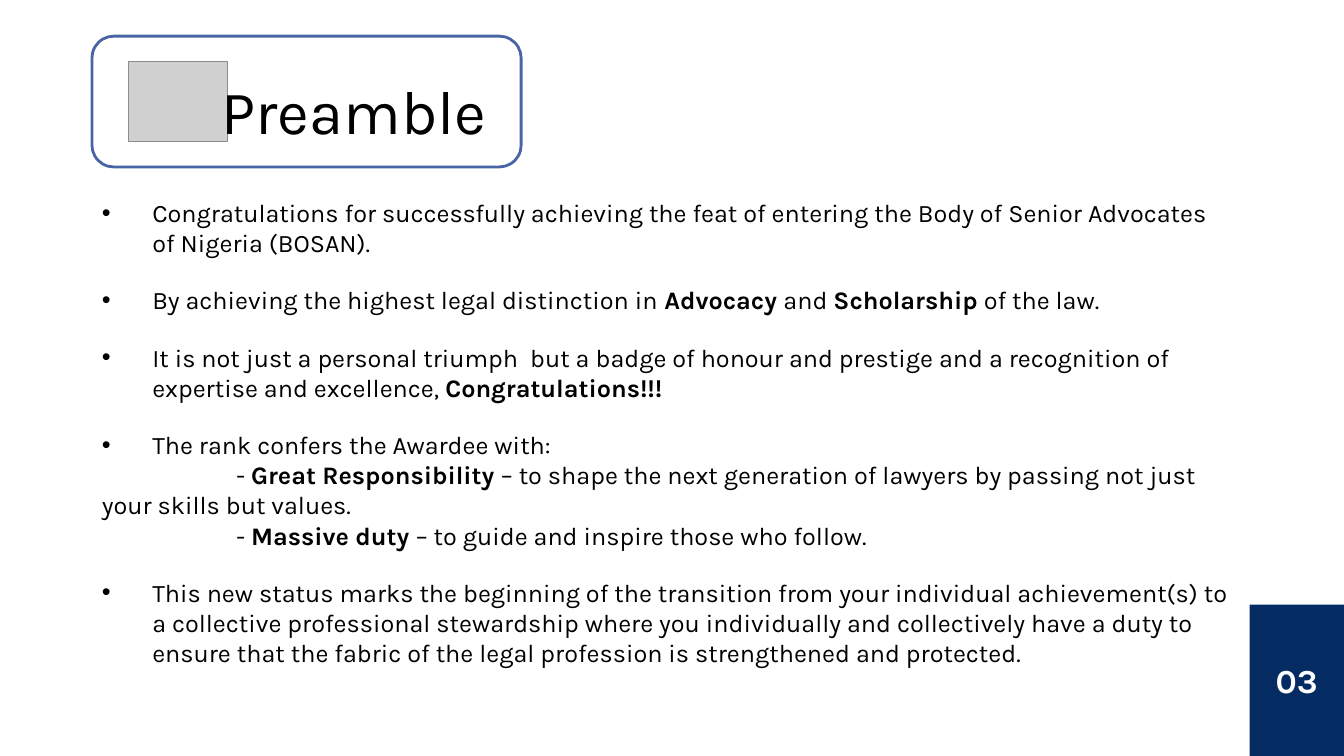
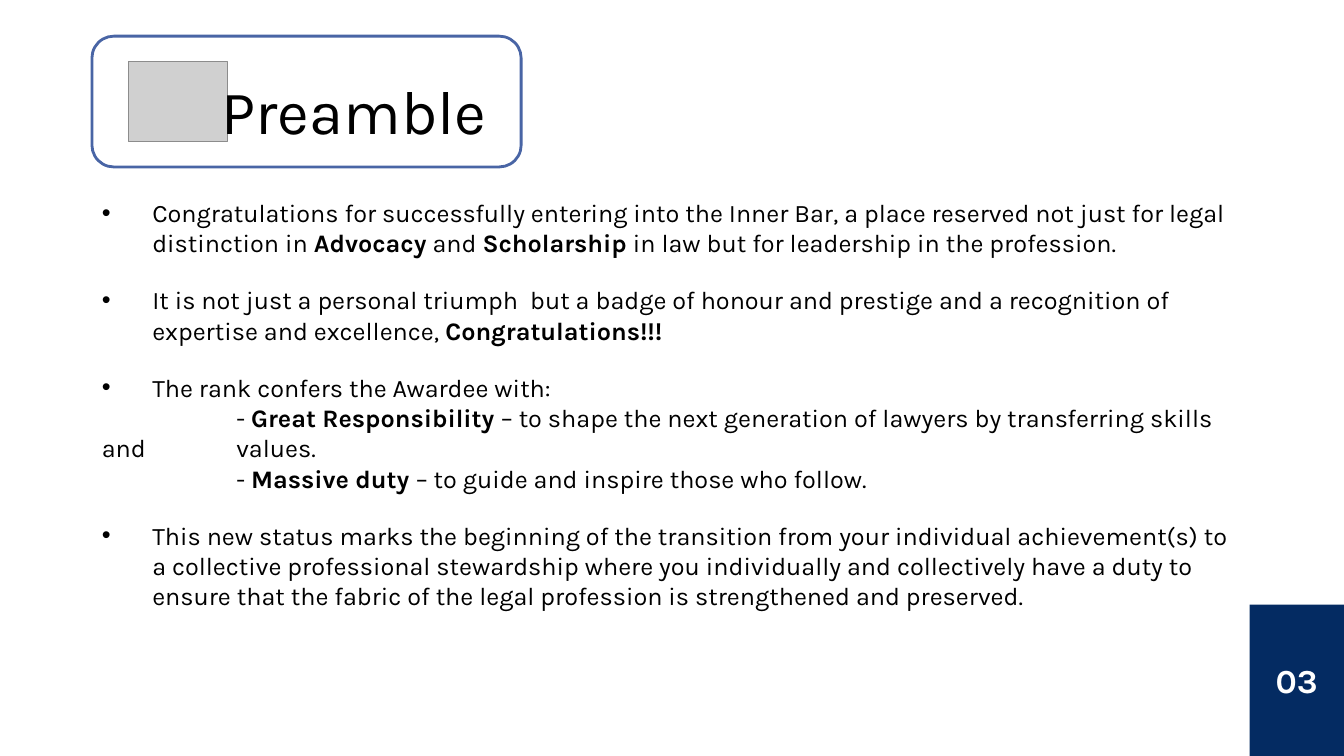
Before and after one commit to BOSANigeria/website-launch-2025, a slide deck: slide 3 of public/assets/induction/Mentorship & Knowledge Transfer - Preserving The Standard of The Inner Bar.pptx. Drawn at 1344x756 pixels with LibreOffice and Linux fonts; fonts in the diff are those of the drawing; grey boxes stand for pictures. Boxes give left, top, right and bottom in pixels: in the first picture for what was removed or moved away, otherwise in the second. Text is boxed around its words. In the diff, an @@ line names an element or a change of style, - is before the commit and + after.

```diff
--- a/public/assets/induction/Mentorship & Knowledge Transfer - Preserving The Standard of The Inner Bar.pptx
+++ b/public/assets/induction/Mentorship & Knowledge Transfer - Preserving The Standard of The Inner Bar.pptx
@@ text at box(152, 204, 1224, 259): text changed @@
-• Congratulations for successfully achieving the feat of entering the Body of Senior Advocates of Nigeria (BOSAN).
-• By achieving the highest legal distinction in Advocacy and Scholarship of the law.
+• Congratulations for successfully entering into the Inner Bar, a place reserved not just for legal distinction in Advocacy and Scholarship in law but for leadership in the profession.
@@ text at box(102, 409, 1212, 458): text changed @@
-- Great Responsibility – to shape the next generation of lawyers by passing not just your skills but values.
+- Great Responsibility – to shape the next generation of lawyers by transferring skills and values.
@@ text at box(152, 527, 1227, 612): text changed @@
-• This new status marks the beginning of the transition from your individual achievement(s) to a collective professional stewardship where you individually and collectively have a duty to ensure that the fabric of the legal profession is strengthened and protected.
+• This new status marks the beginning of the transition from your individual achievement(s) to a collective professional stewardship where you individually and collectively have a duty to ensure that the fabric of the legal profession is strengthened and preserved.
```
Also in this commit, not shown: 16 other slides changed, 2 slides added, 1 slide removed.
